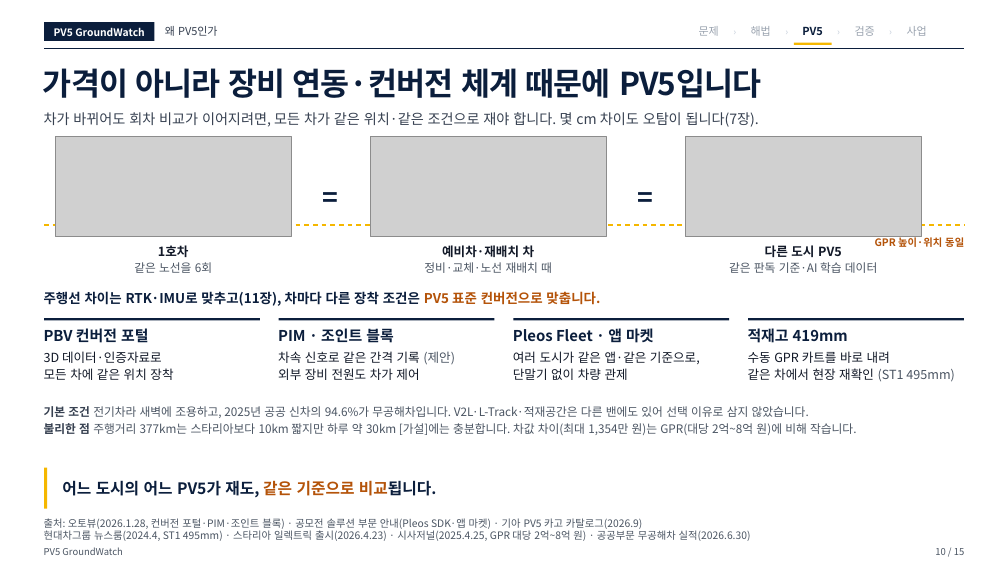
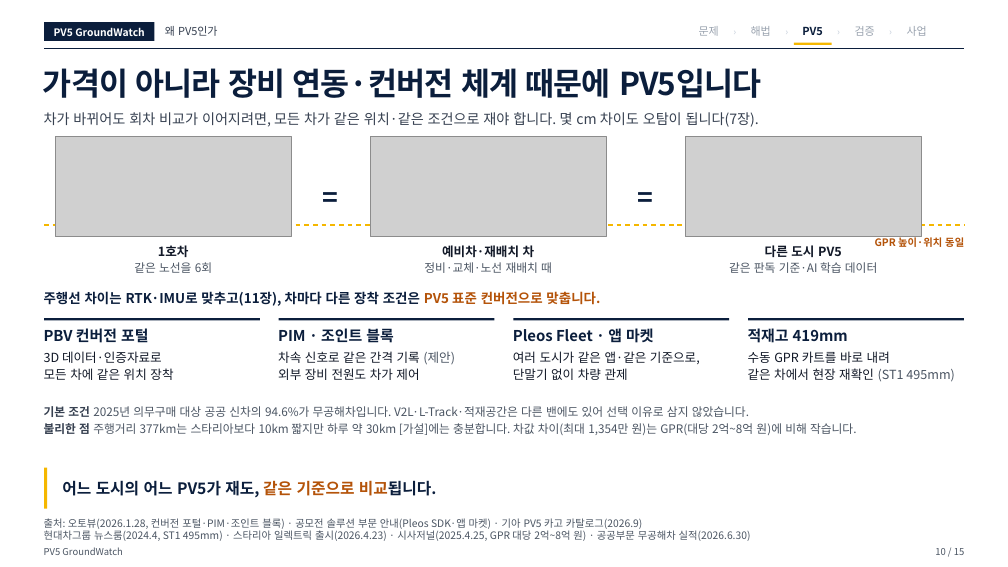
Before and after one commit to woojin-choe/pv5-hose-lab, a slide deck: slide 10 of ppt_all/PV5_GroundWatch_10_24.pptx. Drawn at 1008x567 pixels with LibreOffice and Linux fonts; fonts in the diff are those of the drawing; grey boxes stand for pictures. Boxes give left, top, right and bottom in pixels: in the first picture for what was removed or moved away, otherwise in the second. Text is boxed around its words. In the diff, an @@ line names an element or a change of style, - is before the commit and + after.

```diff
--- a/ppt_all/PV5_GroundWatch_10_24.pptx
+++ b/ppt_all/PV5_GroundWatch_10_24.pptx
@@ text at bbox=[44, 406, 749, 417]: text changed @@
-기본 조건 전기차라 새벽에 조용하고, 2025년 공공 신차의 94.6%가 무공해차입니다. V2L·L-Track·적재공간은 다른 밴에도 있어 선택 이유로 삼지 않았습니다.
+기본 조건 2025년 의무구매 대상 공공 신차의 94.6%가 무공해차입니다. V2L·L-Track·적재공간은 다른 밴에도 있어 선택 이유로 삼지 않았습니다.
```
Also in this commit, not shown: 9 other slides changed, 14 other files.
